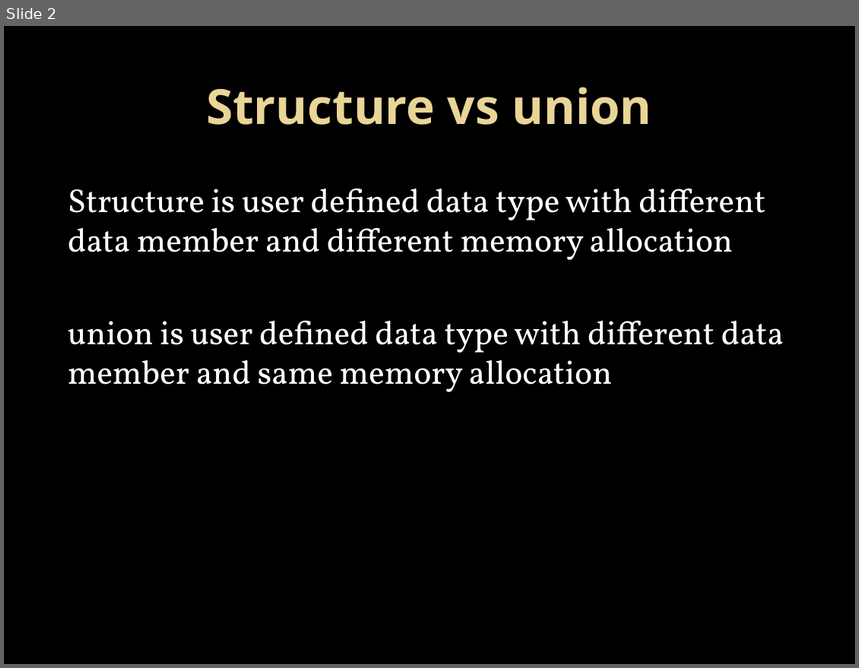
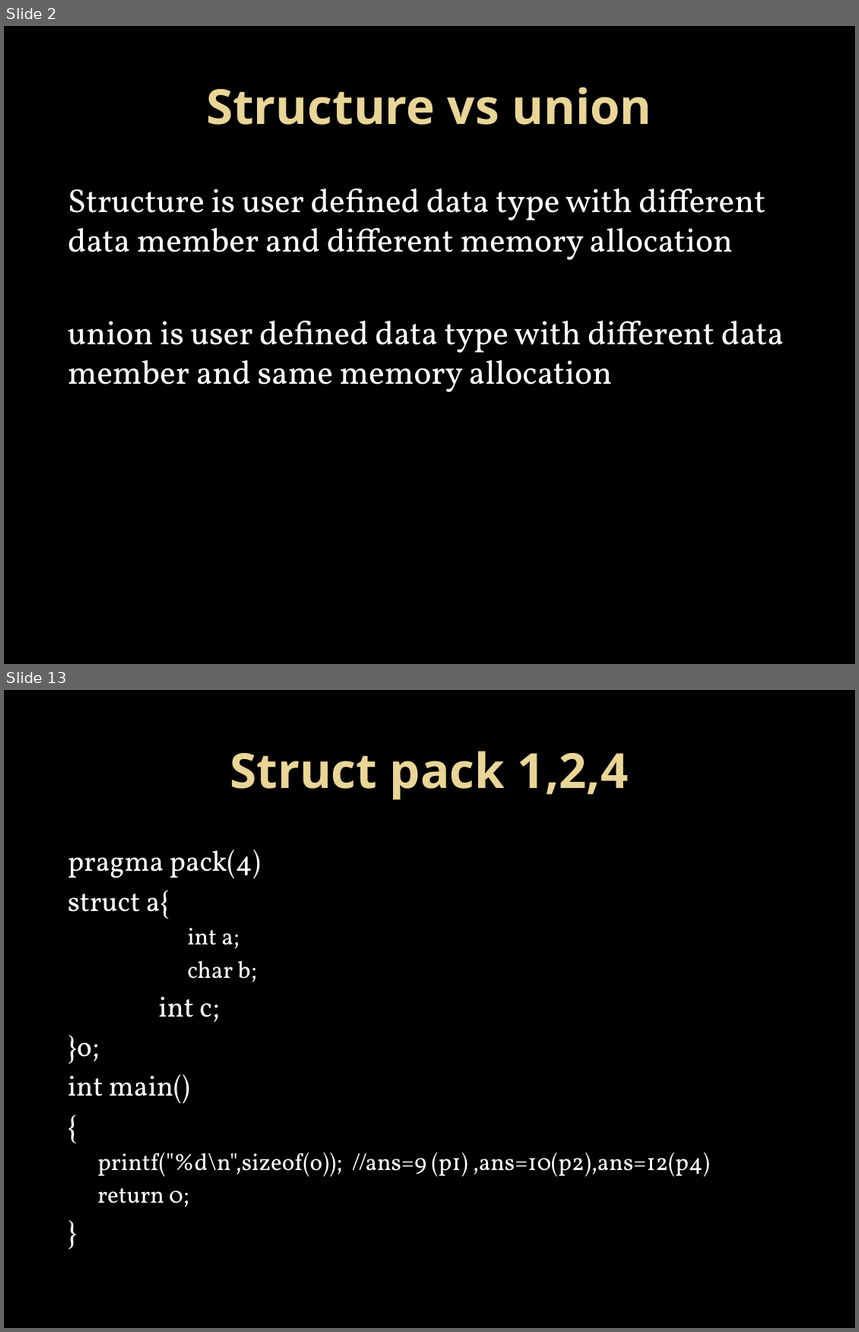
Before and after one commit to Mahesh-7/C_Programs, a slide deck: PPT/structure.pptx. Shown one above the other, each under a label of ours: slide 2 before the commit, slides 2 and 13 after it; the slides between them are not shown. The pictures are 859x668 and 859x1332 pixels, drawn with LibreOffice and Linux fonts; fonts in the diff are those of the drawing; background and template pictures are left out. Boxes give left, top, right and bottom in pixels: in the first picture for what was removed or moved away, otherwise in the second. Text is boxed around its words. In the diff, an @@ line names an element or a change of style, - is before the commit and + after.

```diff
--- a/PPT/structure.pptx
+++ b/PPT/structure.pptx
@@ slide 13 added at (x1=4, y1=690, x2=855, y2=1328), background picture (left out) @@
@@ title added at (x1=230, y1=751, x2=629, y2=800), 41 pt, text gradient #EAD696 to #E7D081, bold @@
+Struct pack 1,2,4
@@ text added at (x1=68, y1=850, x2=710, y2=1208), 20 pt, text #FFFFFF @@
+pragma pack(4)
+struct a{
+  int a;
+  char b;
+int c;
+}o;
+int main()
+{
+  printf("%d\n",sizeof(o)); //ans=9 (p1) ,ans=10(p2),ans=12(p4)
+  return 0;
+}
```
Also in this commit, not shown: 13 other slides added, 1 slide removed.
